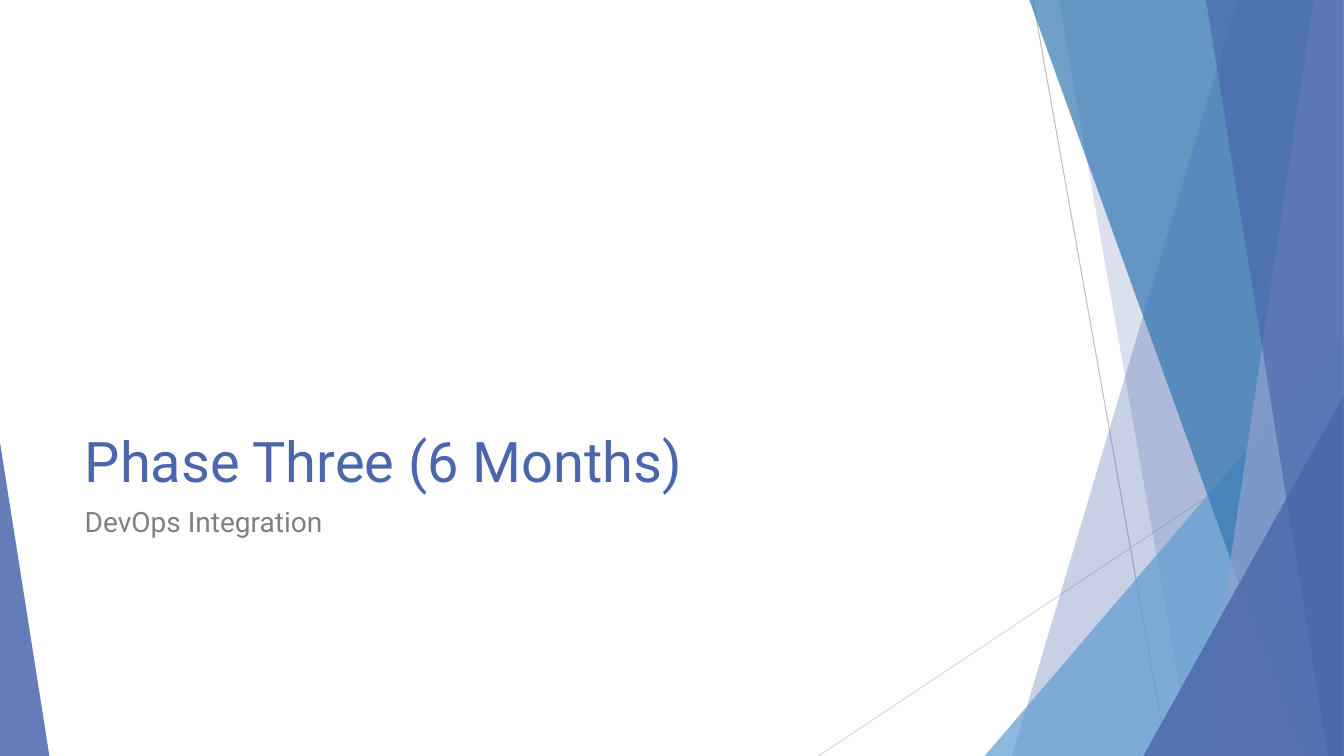
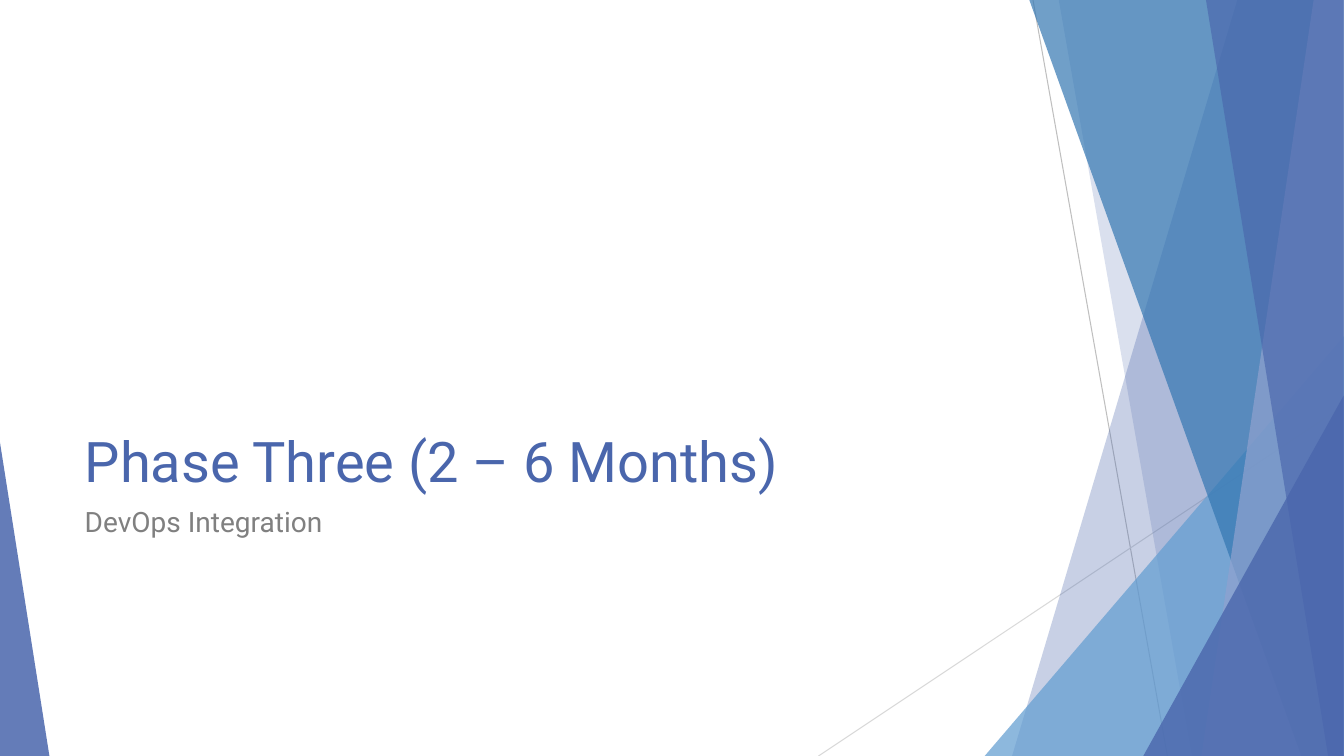
Before and after one commit to EnterpriseProductsLP/docker-straw-man, a slide deck: slide 17 of presentation.pptx. Drawn at 1344x756 pixels with LibreOffice and Linux fonts; fonts in the diff are those of the drawing. Boxes give left, top, right and bottom in pixels: in the first picture for what was removed or moved away, otherwise in the second. Text is boxed around its words. In the diff, an @@ line names an element or a change of style, - is before the commit and + after.

```diff
--- a/presentation.pptx
+++ b/presentation.pptx
@@ title at (85, 437, 778, 495): text changed @@
-Phase Three (6 Months)
+Phase Three (2 – 6 Months)
```
Also in this commit, not shown: 3 other slides changed.
